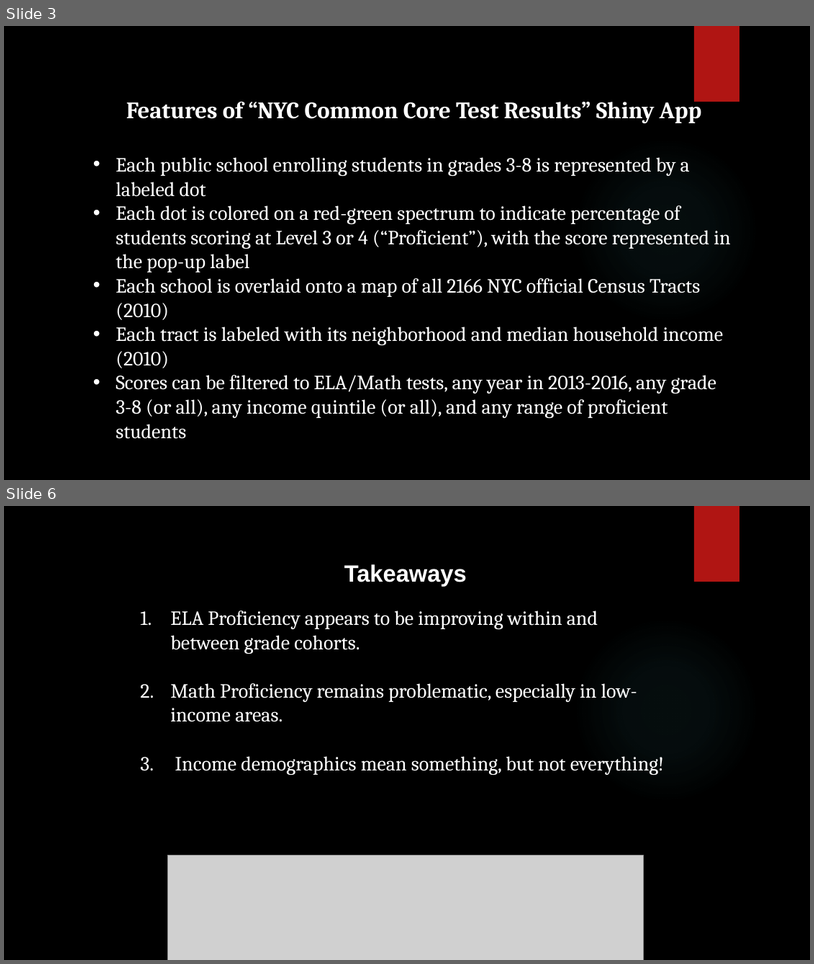
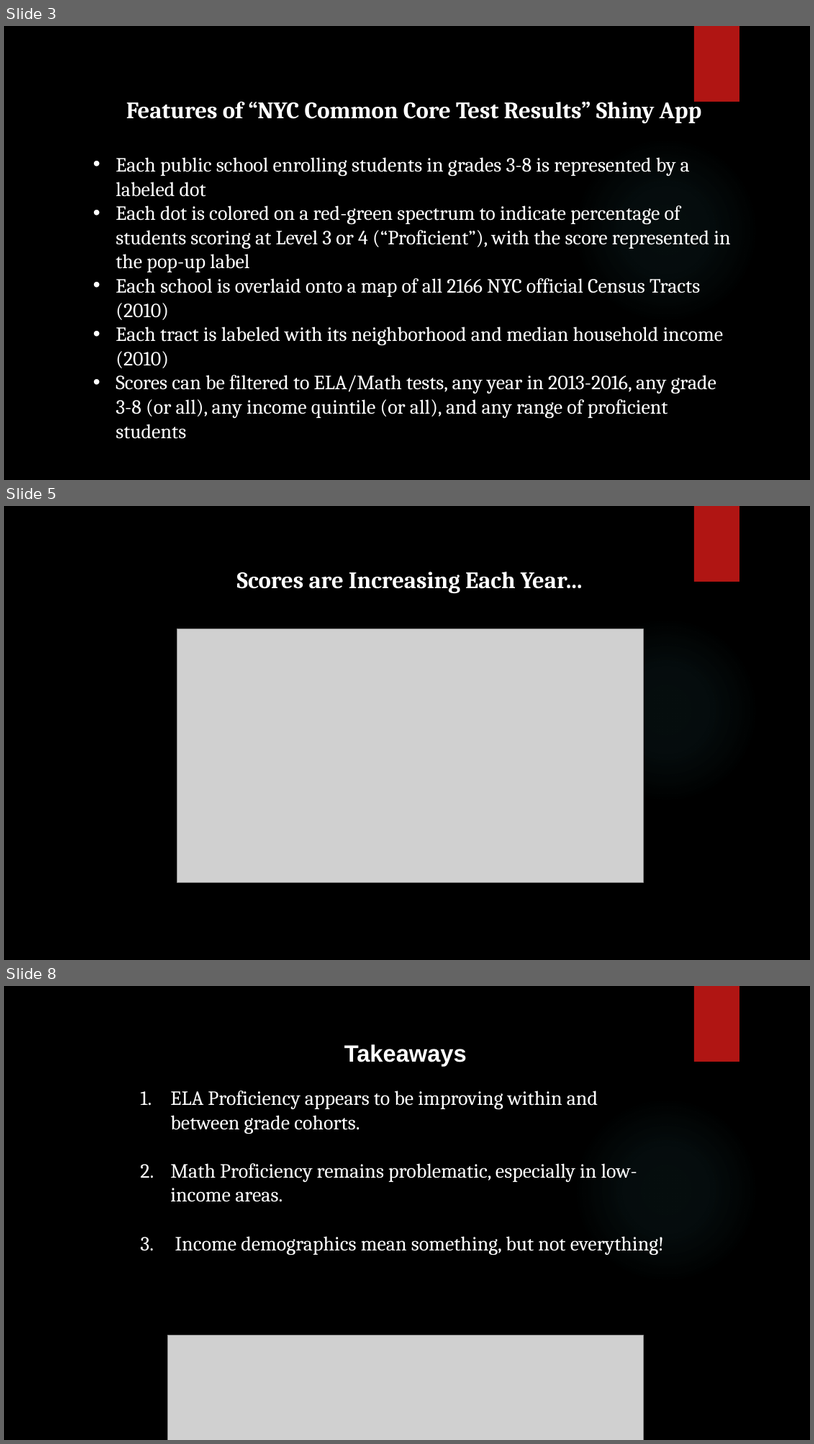
Before and after one commit to nycdatasci/bootcamp008_project, a slide deck: Project1-ExploreVis/davidletzler1/NYCSchoolMap.pptx. Shown one above the other, each under a label of ours: slides 3 and 6 before the commit, slides 3, 5 and 8 after it; the slides between them are not shown. The pictures are 814x964 and 814x1444 pixels, drawn with LibreOffice and Linux fonts; fonts in the diff are those of the drawing; grey boxes stand for pictures; background and template pictures are left out. Boxes give left, top, right and bottom in pixels: in the first picture for what was removed or moved away, otherwise in the second. Text is boxed around its words. In the diff, an @@ line names an element or a change of style, - is before the commit and + after.

```diff
--- a/Project1-ExploreVis/davidletzler1/NYCSchoolMap.pptx
+++ b/Project1-ExploreVis/davidletzler1/NYCSchoolMap.pptx
@@ slide 5 added at (4, 506, 810, 960), background picture (left out); not listed: 2 template elements that a slide beside it also shows @@
@@ text added at (237, 572, 584, 593), 28 pt, text #FFFFFF, bold @@
+Scores are Increasing Each Year…
@@ picture added at (177, 629, 644, 883) @@
@@ what was slide 6 is now slide 8 @@
```
Also in this commit, not shown: 3 other slides added, 2 slides removed, 1 other file.
